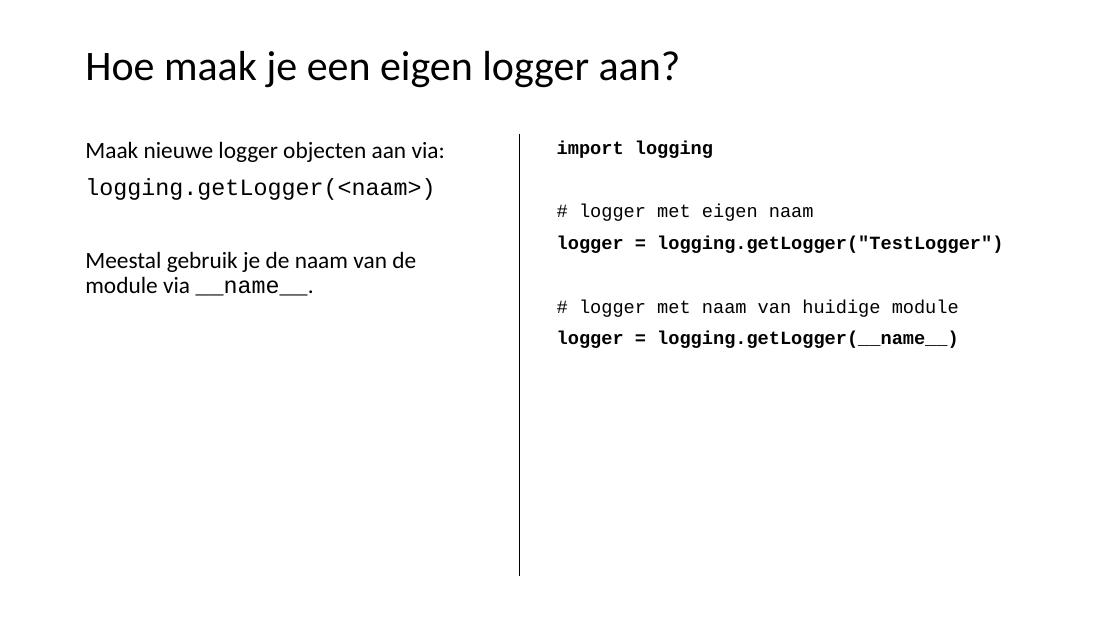
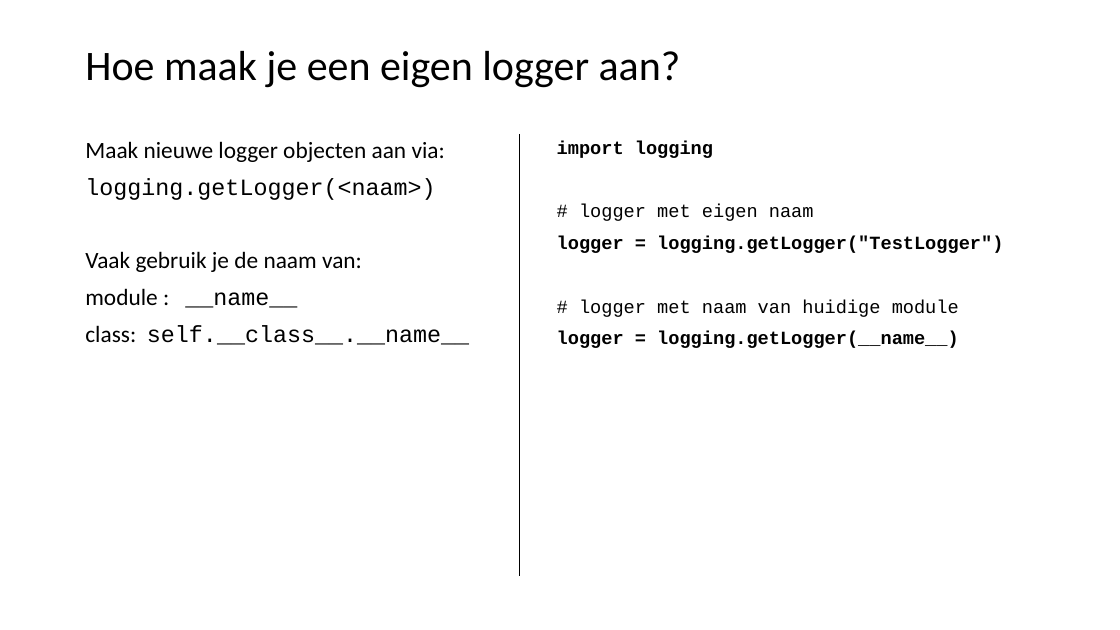
Before and after one commit to LFKoning/knowledge-sharing, a slide deck: slide 22 of python_trainees/2_style_logging_errors/python_traineeship_2.pptx. Drawn at 1120x630 pixels with LibreOffice and Linux fonts; fonts in the diff are those of the drawing. Boxes give left, top, right and bottom in pixels: in the first picture for what was removed or moved away, otherwise in the second. Text is boxed around its words. In the diff, an @@ line names an element or a change of style, - is before the commit and + after.

```diff
--- a/python_trainees/2_style_logging_errors/python_traineeship_2.pptx
+++ b/python_trainees/2_style_logging_errors/python_traineeship_2.pptx
@@ text at (85,251,469,345): text changed @@
-Meestal gebruik je de naam van de module via __name__.
+Vaak gebruik je de naam van:
+module : __name__
+class: self.__class__.__name__
```
Also in this commit, not shown: 9 other slides changed, 13 slides added, 1 slide removed, 5 other files.
